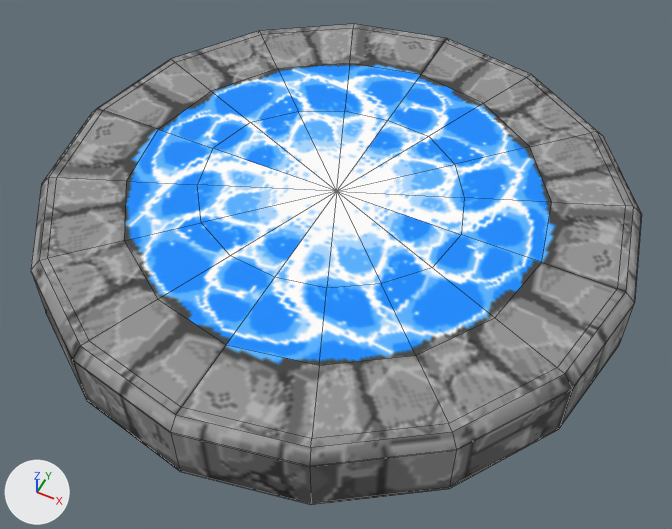
An edit to the FBX model Assets/Models/Portal/Portal.fbx, drawn before and after from the same camera.
The view is the same before and after, from a 50 mm lens placed at (0.523, -1.048, 1.267), pointed at (0.032, -0.066, 0.039). The lights are fixed; the arrows at lower left show +X, +Y and +Z. Mesh edges are drawn as thin lines. Where no turn or scale is listed for an object, it has been applied to the vertices.

The first picture shows 'Portal.001'.
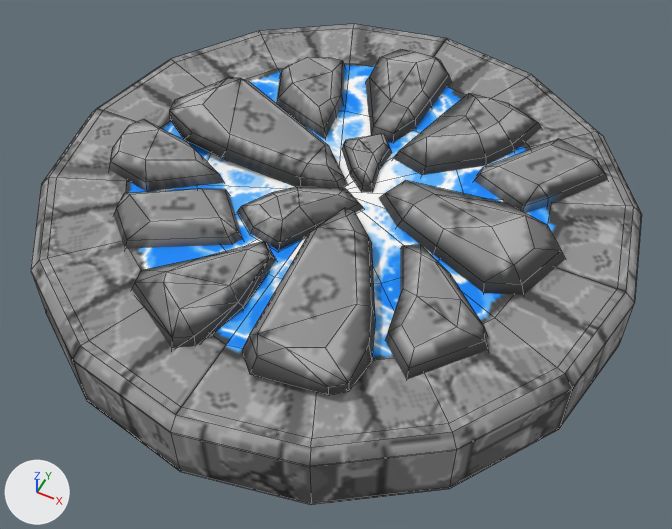
Commit message: Added run rocks to closed portal gate

The change, as a list of edits to the scene's bpy script:
```text
Add ob_rune_piece_04:
    ob_rune_piece_04 = bpy.data.objects.new('Rune Piece 04', me_mesh_010)  # 30 vertices, 30 faces; spans x -0.107..0.084, y -0.087..0.091, z -0.025..0.025; in mat_portal (picture img_portal__d__png)
    ob_rune_piece_04.location = (-0.023, -0.081, 0.152)
Add ob_rune_piece_08:
    ob_rune_piece_08 = bpy.data.objects.new('Rune Piece 08', me_mesh_006)  # 30 vertices, 30 faces; spans x -0.087..0.127, y -0.134..0.118, z -0.034..0.034; in mat_portal (picture img_portal__d__png)
    ob_rune_piece_08.location = (0.138, 0.234, 0.152)
Add ob_rune_piece_01:
    ob_rune_piece_01 = bpy.data.objects.new('Rune Piece 01', me_mesh_013)  # 30 vertices, 30 faces; spans x -0.071..0.031, y -0.071..0.081, z -0.017..0.017; in mat_portal (picture img_portal__d__png)
    ob_rune_piece_01.location = (0.026, 0.09, 0.152)
Add ob_rune_piece_13:
    ob_rune_piece_13 = bpy.data.objects.new('Rune Piece 13', me_mesh_001)  # 28 vertices, 28 faces; spans x -0.098..0.072, y -0.093..0.127, z -0.031..0.031; in mat_portal (picture img_portal__d__png)
    ob_rune_piece_13.location = (-0.15, 0.203, 0.152)
Add ob_rune_piece_02:
    ob_rune_piece_02 = bpy.data.objects.new('Rune Piece 02', me_mesh_012)  # 28 vertices, 28 faces; spans x -0.118..0.118, y -0.076..0.076, z -0.031..0.031; in mat_portal (picture img_portal__d__png)
    ob_rune_piece_02.location = (-0.299, -0.074, 0.152)
Add ob_rune_piece_11:
    ob_rune_piece_11 = bpy.data.objects.new('Rune Piece 11', me_mesh_003)  # 33 vertices, 35 faces; spans x -0.078..0.078, y -0.132..0.132, z -0.047..0.047; in mat_portal (picture img_portal__d__png)
    ob_rune_piece_11.location = (-0.017, 0.288, 0.152)
Add ob_rune_piece_12:
    ob_rune_piece_12 = bpy.data.objects.new('Rune Piece 12', me_mesh_002)  # 30 vertices, 30 faces; spans x -0.072..0.132, y -0.137..0.119, z -0.029..0.029; in mat_portal (picture img_portal__d__png)
    ob_rune_piece_12.location = (0.224, -0.174, 0.152)
Add ob_rune_piece_09:
    ob_rune_piece_09 = bpy.data.objects.new('Rune Piece 09', me_mesh_005)  # 34 vertices, 38 faces; spans x -0.099..0.099, y -0.18..0.18, z -0.023..0.023; in mat_portal (picture img_portal__d__png)
    ob_rune_piece_09.location = (0.112, -0.227, 0.168)
Add ob_rune_piece_05:
    ob_rune_piece_05 = bpy.data.objects.new('Rune Piece 05', me_mesh_009)  # 22 vertices, 23 faces; spans x -0.104..0.109, y -0.105..0.105, z -0.029..0.029; in mat_portal (picture img_portal__d__png)
    ob_rune_piece_05.location = (0.304, 0.192, 0.152)
Add ob_rune_piece_07:
    ob_rune_piece_07 = bpy.data.objects.new('Rune Piece 07', me_mesh_007)  # 22 vertices, 23 faces; spans x -0.119..0.12, y -0.095..0.095, z -0.029..0.029; in mat_portal (picture img_portal__d__png)
    ob_rune_piece_07.location = (-0.206, -0.183, 0.152)
Add ob_rune_piece_10:
    ob_rune_piece_10 = bpy.data.objects.new('Rune Piece 10', me_mesh_004)  # 29 vertices, 54 faces; spans x -0.125..0.062, y -0.137..0.117, z -0.034..0.034; in mat_portal (picture img_portal__d__png)
    ob_rune_piece_10.location = (-0.074, -0.277, 0.152)
Add ob_rune_piece_03:
    ob_rune_piece_03 = bpy.data.objects.new('Rune Piece 03', me_mesh_011)  # 33 vertices, 35 faces; spans x -0.17..0.168, y -0.126..0.074, z -0.056..0.056; in mat_portal (picture img_portal__d__png)
    ob_rune_piece_03.location = (0.238, 0.02, 0.152)
Add ob_rune_piece_06:
    ob_rune_piece_06 = bpy.data.objects.new('Rune Piece 06', me_mesh_008)  # 34 vertices, 38 faces; spans x -0.176..0.192, y -0.061..0.136, z -0.036..0.033; in mat_portal (picture img_portal__d__png)
    ob_rune_piece_06.location = (-0.179, 0.034, 0.167)
```

Where the change shows, as pixel boxes [x1, y1, x2, y2] in the pictures (672 x 529 px):
'Rune Piece 09', added
    after: [242, 208, 375, 395]
'Rune Piece 03', added
    after: [379, 181, 565, 295]
'Rune Piece 06', added
    after: [169, 78, 347, 188]
'Rune Piece 10', added
    after: [132, 241, 276, 348]
'Rune Piece 12', added
    after: [385, 245, 488, 380]
'Rune Piece 08', added
    after: [393, 93, 541, 175]
'Rune Piece 07', added
    after: [114, 189, 242, 249]
'Rune Piece 05', added
    after: [474, 139, 607, 213]
'Rune Piece 11', added
    after: [366, 49, 451, 143]
'Rune Piece 02', added
    after: [109, 119, 224, 192]
'Rune Piece 04', added
    after: [237, 187, 364, 251]
'Rune Piece 13', added
    after: [276, 57, 344, 139]
'Rune Piece 01', added
    after: [342, 134, 391, 192]
